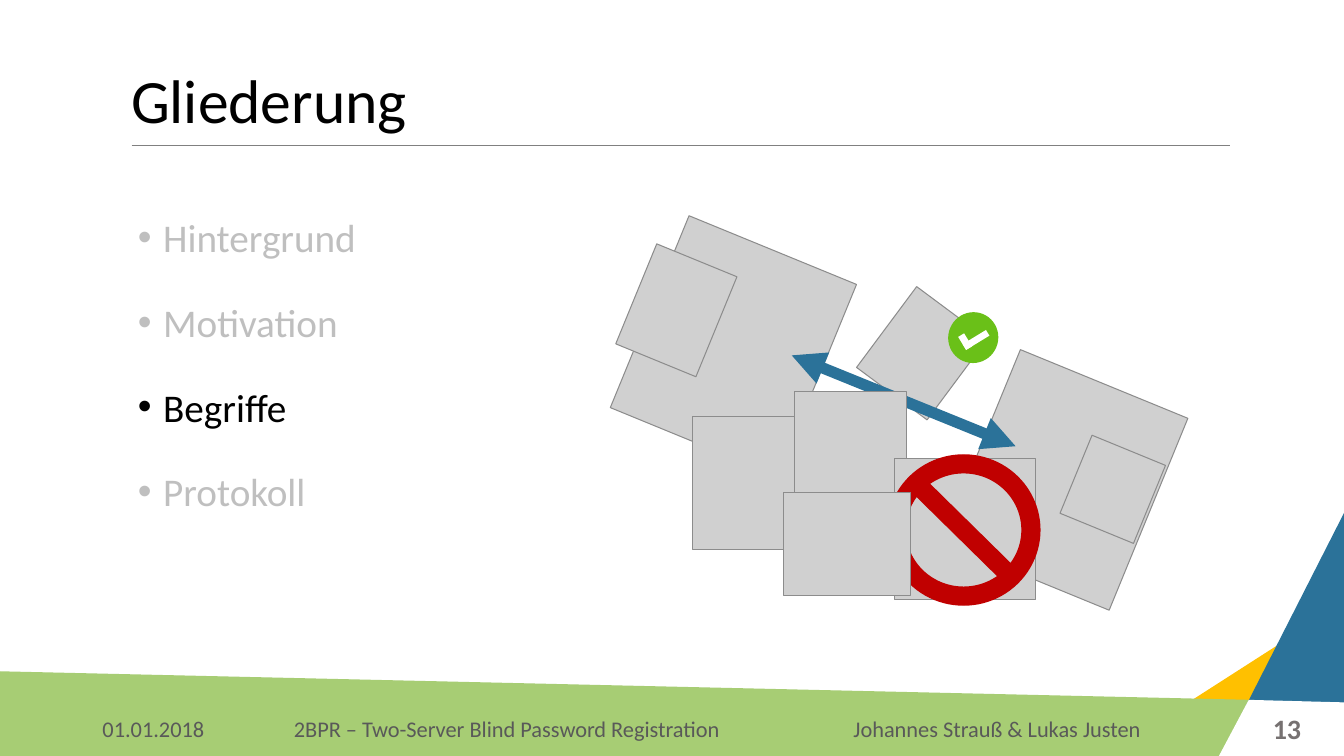
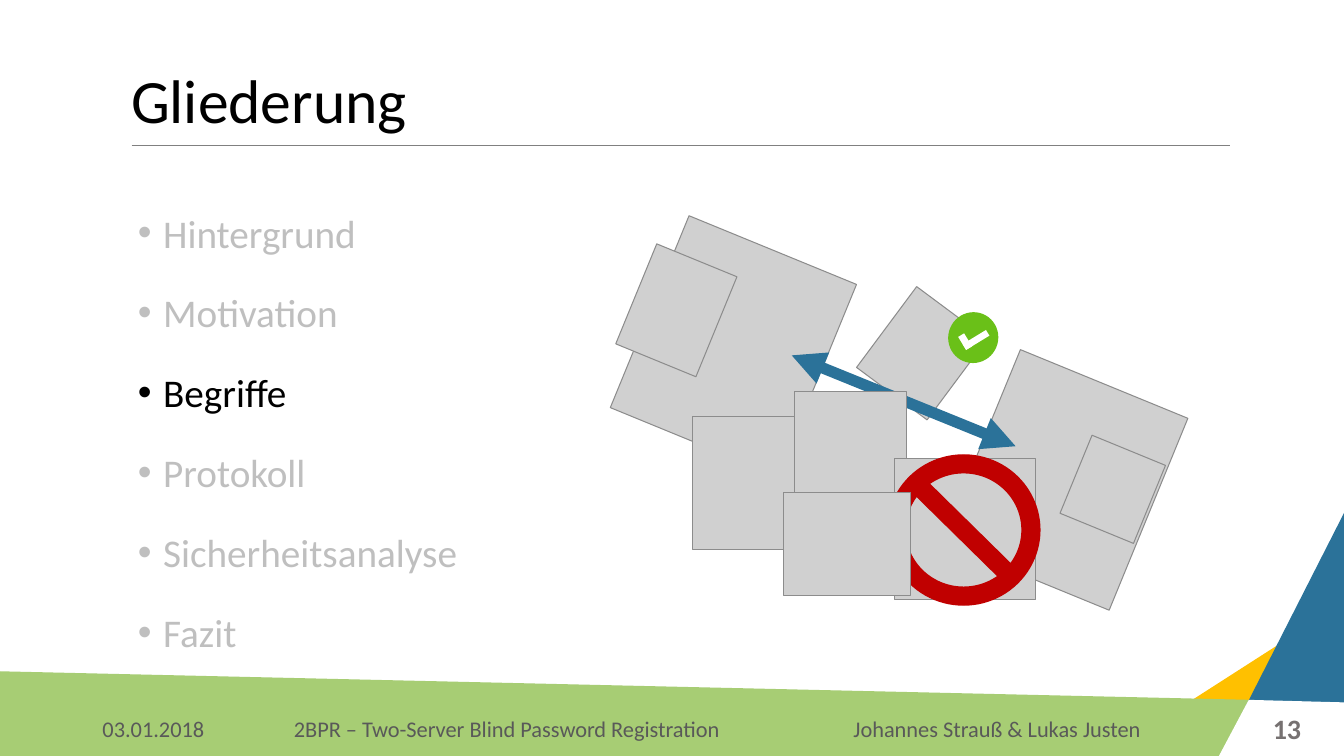
Before and after one commit to Lukas-Justen/IT-Security-2BPR, a slide deck: slide 13 of 2BPR.pptx. Drawn at 1344x756 pixels with LibreOffice and Linux fonts; fonts in the diff are those of the drawing; grey boxes stand for pictures; background and template pictures are left out. Boxes give left, top, right and bottom in pixels: in the first picture for what was removed or moved away, otherwise in the second. Text is boxed around its words. In the diff, an @@ line names an element or a change of style, - is before the commit and + after.

```diff
--- a/2BPR.pptx
+++ b/2BPR.pptx
@@ text at (163,221,356,487): line spacing 1.5 to 1.4 @@
@@ text at (163,540,457,647): paragraphs added @@
+• Sicherheitsanalyse
+• Fazit
@@ text at (102,722,204,737): text changed @@
-01.01.2018
+03.01.2018
```
Also in this commit, not shown: 35 other slides changed, 7 slides added, 1 other file.
